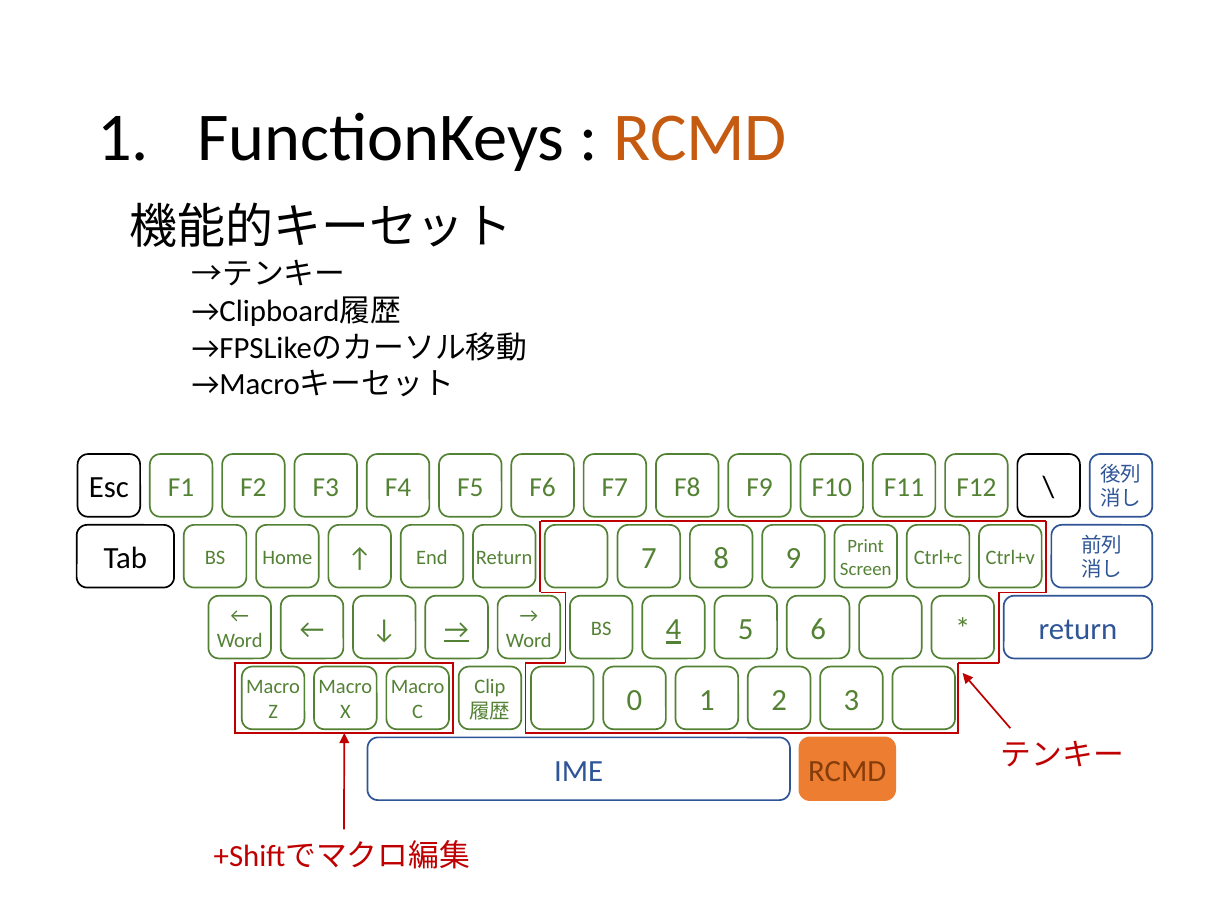
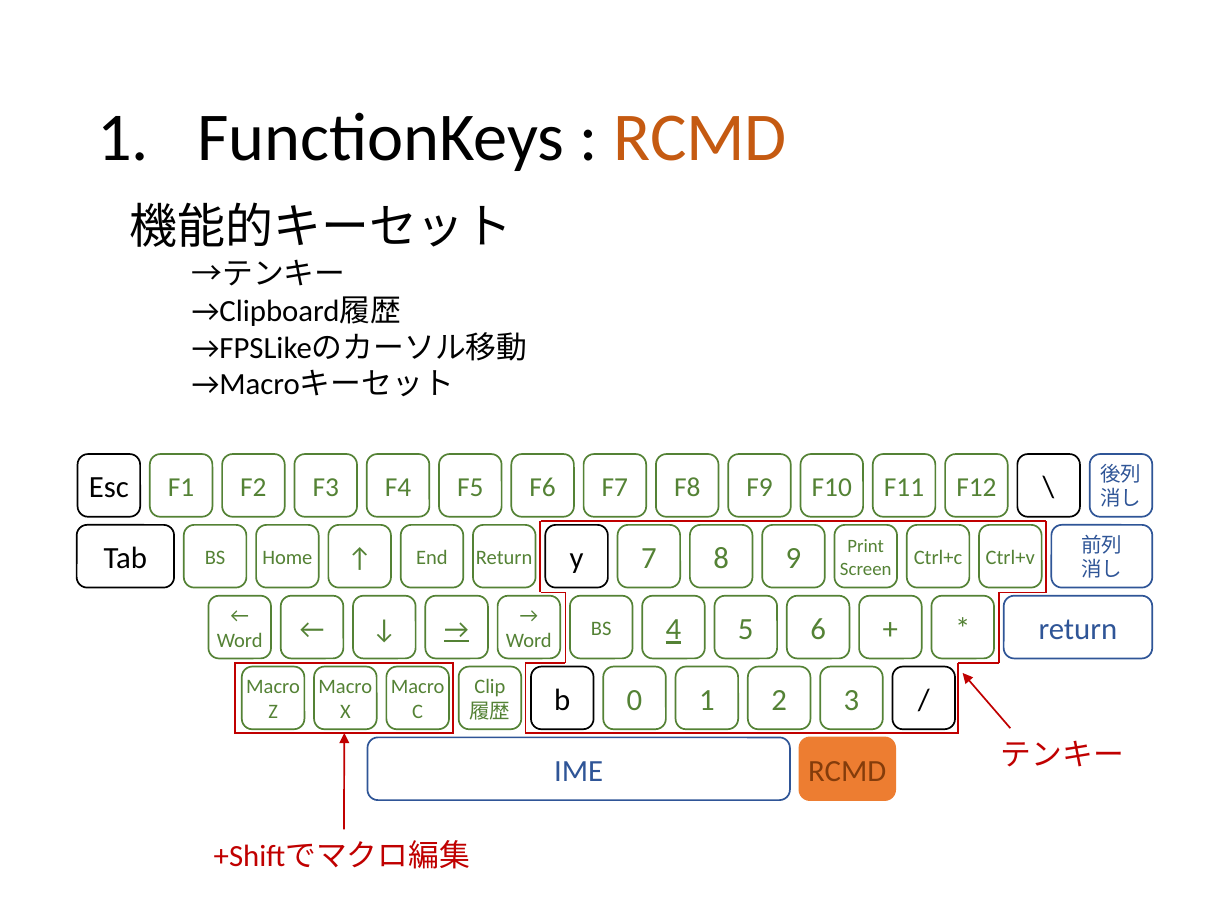
Before and after one commit to ittooo66/myAHK, a slide deck: slide 4 of MANUAL.pptx. Drawn at 1232x924 pixels with LibreOffice and Linux fonts; fonts in the diff are those of the drawing. Boxes give left, top, right and bottom in pixels: in the first picture for what was removed or moved away, otherwise in the second. Text is boxed around its words. In the diff, an @@ line names an element or a change of style, - is before the commit and + after.

```diff
--- a/MANUAL.pptx
+++ b/MANUAL.pptx
@@ outline #548235 1 pt to #000000 1 pt in 3 elements at <box>892,667,955,729</box>, <box>531,667,594,729</box>, <box>546,525,609,588</box> @@
@@ text in rounded rectangle at <box>570,553,584,573</box>: text added @@
+y
@@ text in rounded rectangle at <box>859,596,922,659</box>: text added @@
++
@@ text in rounded rectangle at <box>554,688,570,711</box>: text added @@
+b
@@ text in rounded rectangle at <box>892,667,955,729</box>: text added @@
+/
```
Also in this commit, not shown: 4 other slides changed, 1 slide removed.
